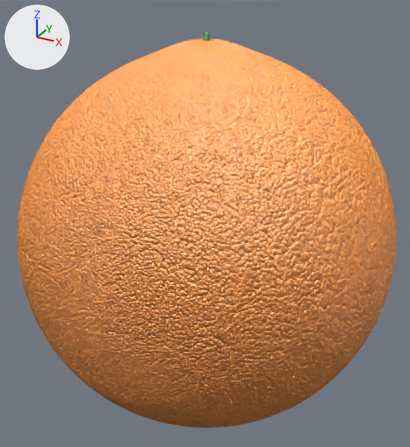
The Blender file 01-Models/MG-Orange.blend: old version first, new version second.
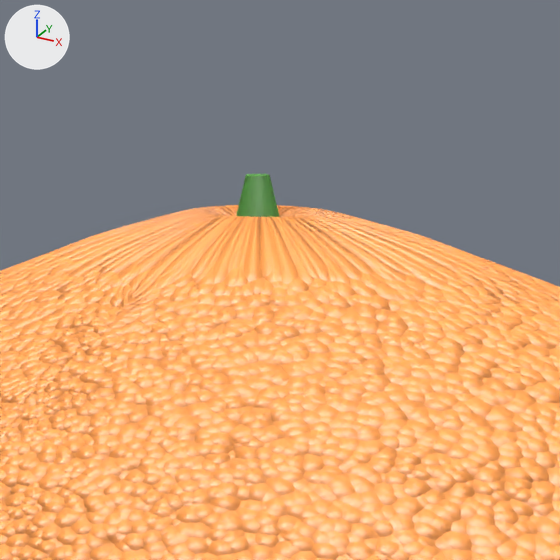
Each version appears first whole from a 50 mm camera at (1.388, -2.336, 2.32) aimed at (0.02, 0.153, 1.076), and next in a close-up on the part from 38% to 64% of the width and 0% to 24% of the height. The lights are fixed; the arrows at upper left show +X, +Y and +Z.

Names of what the first close-up shows: 'Orange', 'Stamp'.
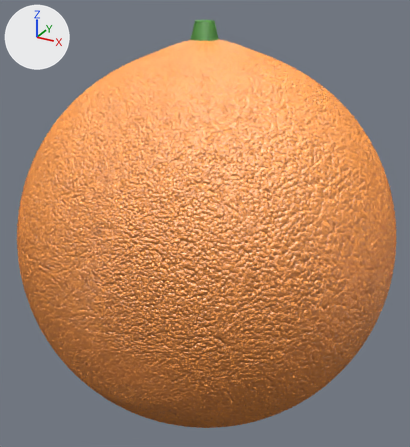
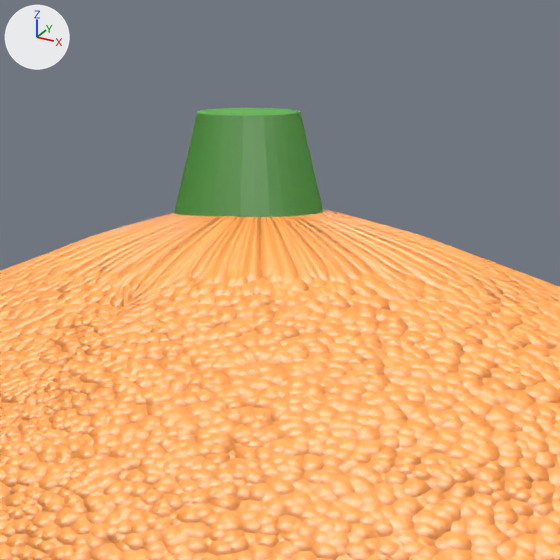
Boxes [x1, y1, x2, y2] around the edits, measured in the close-ups (560 x 560 px):
'Stamp', moved, rescaled: before [236, 174, 279, 217]; after [174, 108, 323, 217]

Patch to the scene script:
```diff
--- a/01-Models/MG-Orange.blend.py
+++ b/01-Models/MG-Orange.blend.py
@@ ob_stamp @@
 ob_stamp = bpy.data.objects.new('Stamp', me_cylinder)
-ob_stamp.location = (0.033, 0.146, 2.02)
-ob_stamp.scale = (-0.016, -0.016, -0.016)
+ob_stamp.location = (0.033, 0.146, 1.923)
+ob_stamp.scale = (-0.0692, -0.0692, -0.0692)
```
